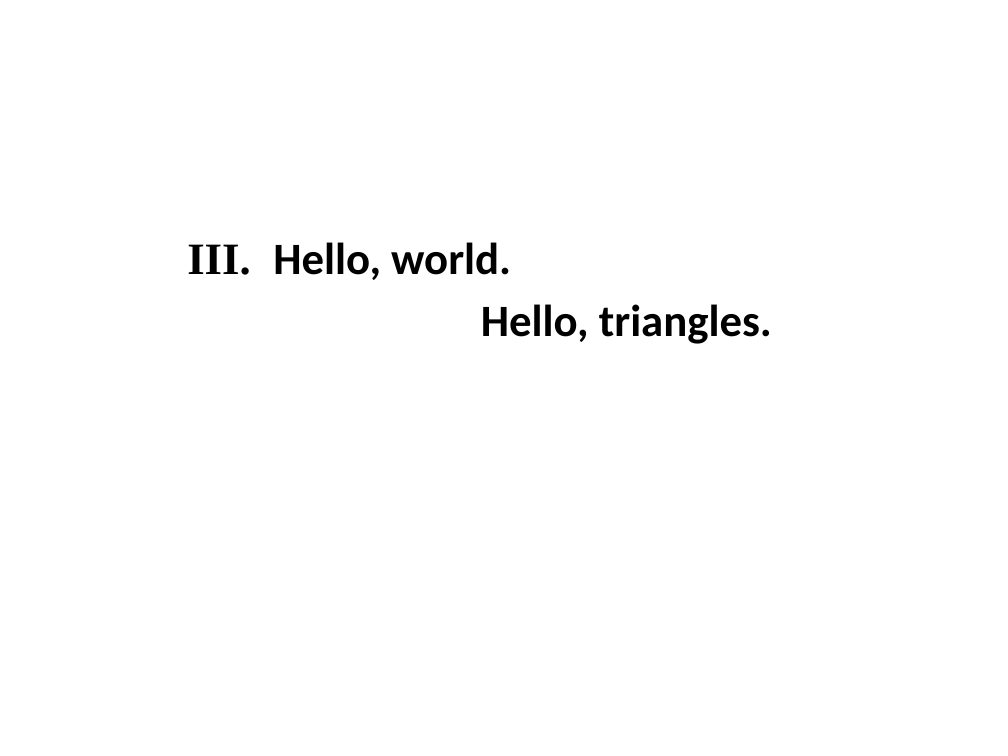
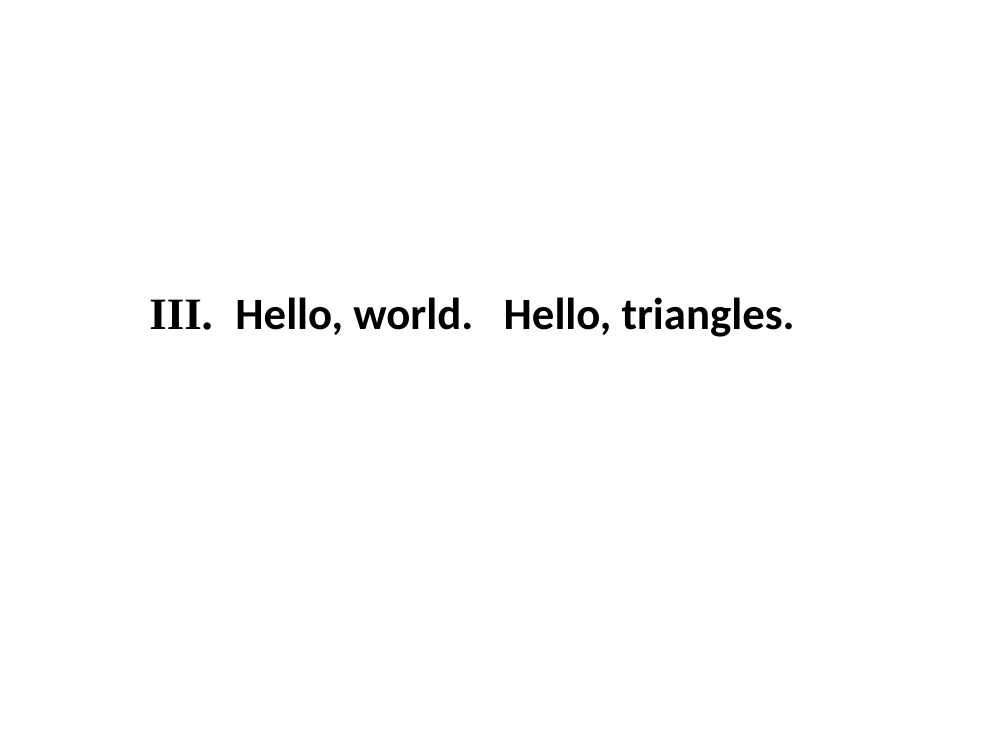
Before and after one commit to xiangaodielian/molehill-lab, a slide deck: slide 10 of notes/FFP.pptx (slide 9 before the commit). Drawn at 1008x756 pixels with LibreOffice and Linux fonts; fonts in the diff are those of the drawing; background and template pictures are left out. Boxes give left, top, right and bottom in pixels: in the first picture for what was removed or moved away, otherwise in the second. Text is boxed around its words. In the diff, an @@ line names an element or a change of style, - is before the commit and + after.

```diff
--- a/notes/FFP.pptx
+++ b/notes/FFP.pptx
@@ text at box(149, 297, 795, 337): text changed @@
-III. Hello, world.
-Hello, triangles.
+III. Hello, world. Hello, triangles.
```
Also in this commit, not shown: 5 other slides changed, 4 slides added, 3 slides removed.
